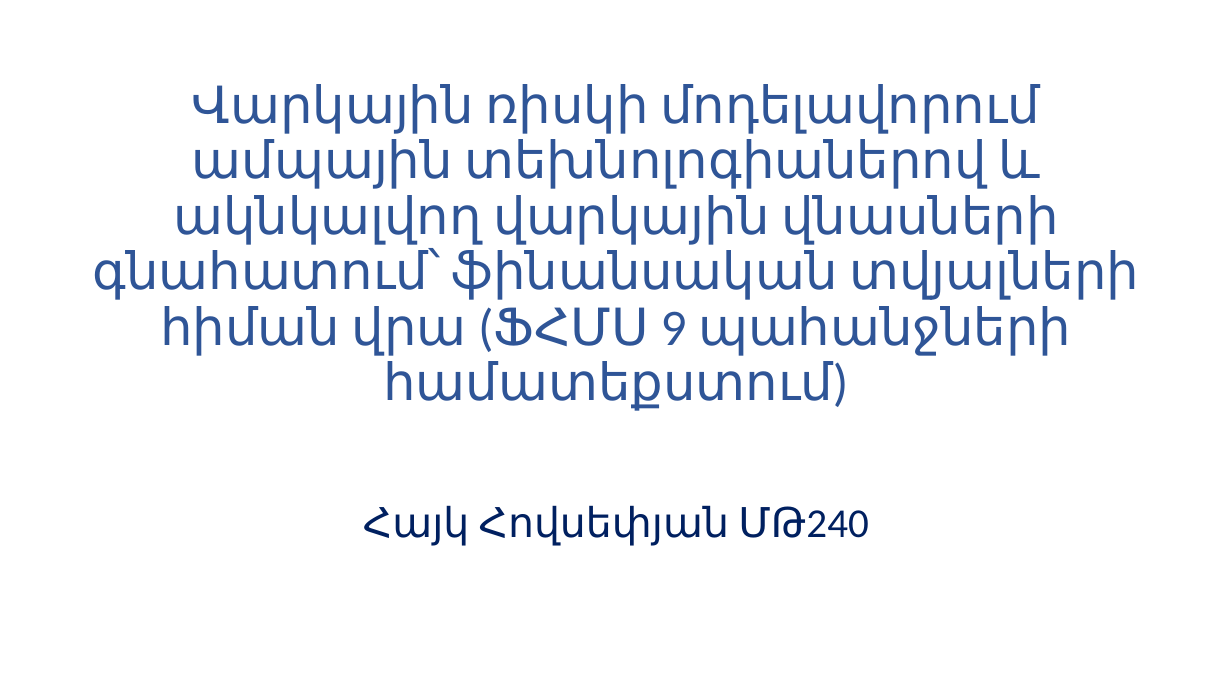
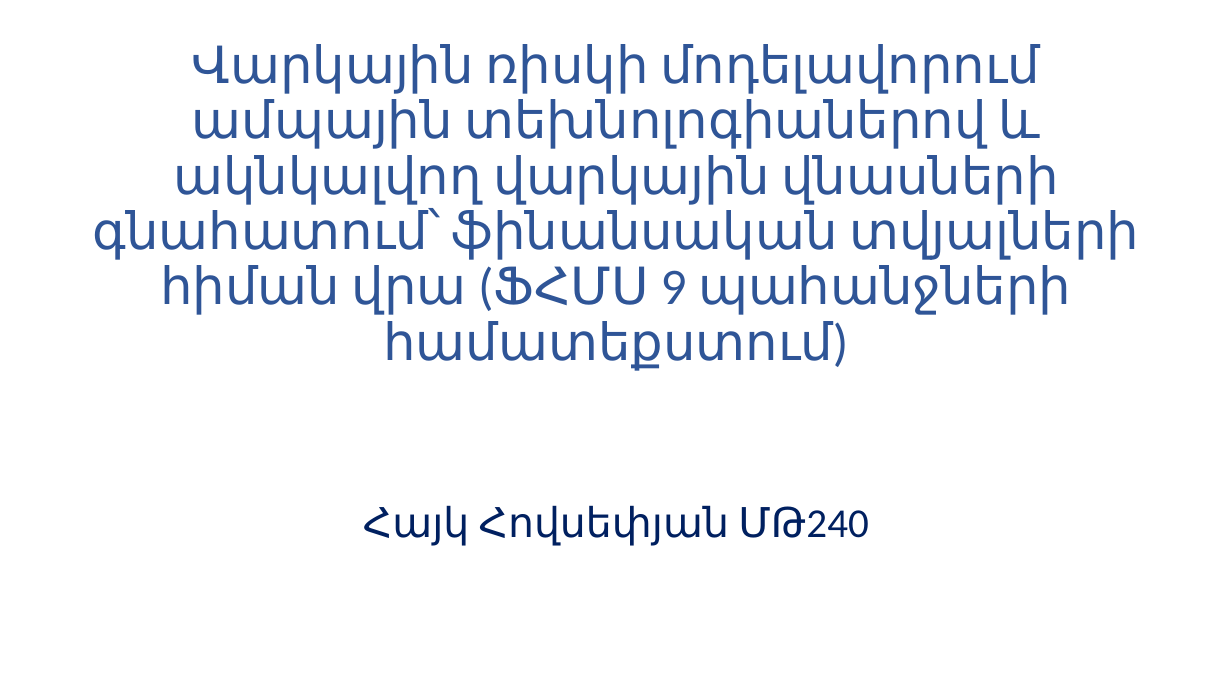
Before and after one commit to HHayk004/Diplomayin, a slide deck: slide 1 of Tokosavorum_2.pptx. Drawn at 1232x693 pixels with LibreOffice and Linux fonts; fonts in the diff are those of the drawing. Boxes give left, top, right and bottom in pixels: in the first picture for what was removed or moved away, otherwise in the second. Text is boxed around its words. In the diff, an @@ line names an element or a change of style, - is before the commit and + after.

```diff
--- a/Tokosavorum_2.pptx
+++ b/Tokosavorum_2.pptx
@@ title "Վարկային ռիսկի մոդելավորում ամպային տեխնոլոգիաներով ...": place and size @@
-title "Վարկային ռիսկի մոդելավորում ամպային տեխնոլոգիաներով ..." at [93, 84, 1139, 411]
+title "Վարկային ռիսկի մոդելավորում ամպային տեխնոլոգիաներով ..." at [93, 44, 1139, 371]
```
Also in this commit, not shown: 2 other slides changed, 1 slide added, 6 other files.
